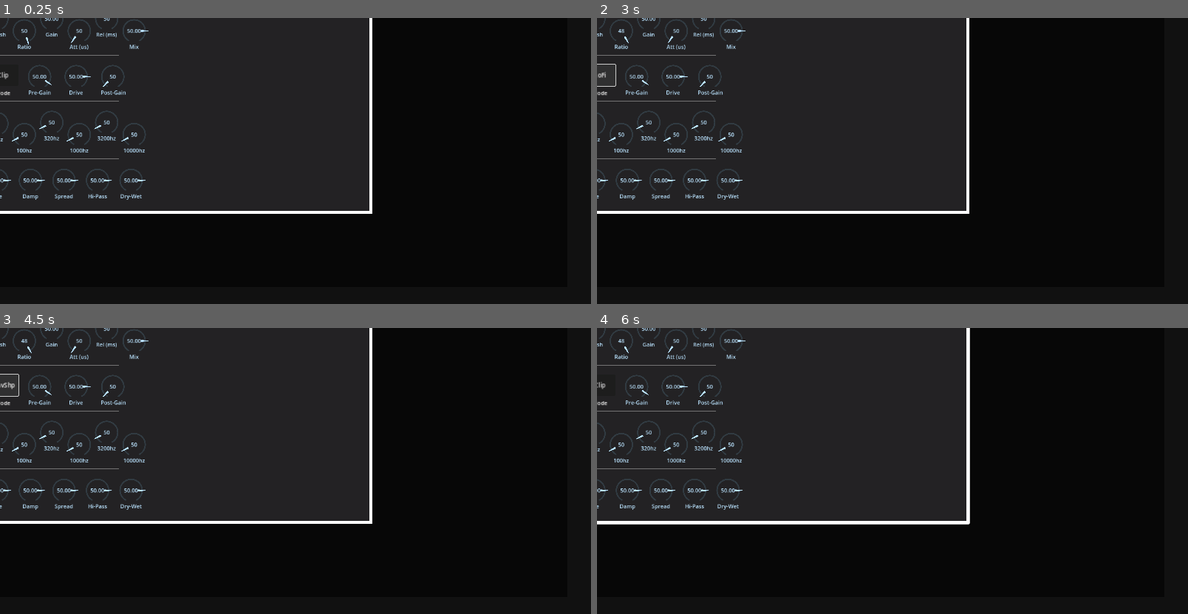
Above: before the commit, frames 1-4 (two rows, left to right).
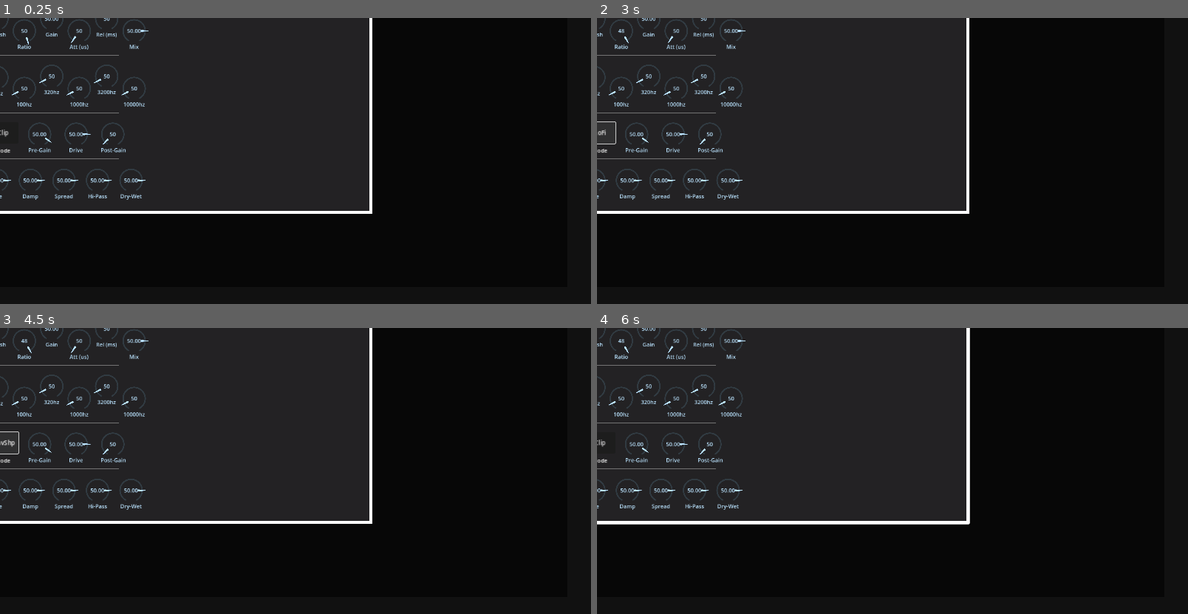
Above: after the commit, the same moments.

Repository: JulienToumieh/bsteppr
Game: Godot game, scene res://scenes/settings_popup.tscn
Two runs of this game, one before a commit and one after it. Both use one fixed random seed, a clock stepped at 60 frames per second and the inputs below. This scene is started directly instead of the project's main scene.
Inputs (mouse positions are in pixels of both pictures, inside the frame that each line leads up to):
- Up to frame 1 (0.25 s): no input
- Up to frame 2 (3 s): click "Clip" at 0.5 s; click (750, 92) at 1.25 s; click (620, 35) at 2.02 s; click "ATan" at 2.75 s
- Up to frame 3 (4.5 s): click "LoFi" at 3.5 s; click "OvrDrv" at 4.25 s
- Up to frame 4 (6 s): click "WavShp" at 5 s; click (750, 402) at 5.75 s

The runs differ from the first frame. In frame 1, 1.6% of the frame differs, in the area x 0-25%, y 16-48%; in frame 2, 1.6%; in frame 3, 1.6%; in frame 4, 1.6%.

Commit message:
Changed fx chain order (again)

Diff:
--- a/Globals.gd
+++ b/Globals.gd
@@ -20,12 +20,36 @@
 }
 
 var fx = {
-	"A": [1, "A"],
-	"B": [1, "B"],
-	"C": [1, "C"],
-	"D": [1, "D"],
-	"E": [1, "E"],
-	"F": [1, "F"]
+	"Compressor": {
+		"threshold" = 0,
+		"ratio" = 4,
+		"gain" = 0,
+		"attack_us" = 20,
+		"release_ms" = 250,
+		"mix" = 1
+	},
+	"EQ": {
+		"band1" = 0,
+		"band2" = 0,
+		"band3" = 0,
+		"band4" = 0,
+		"band5" = 0,
+		"band6" = 0
+	},
+	"Distortion": {
+		"mode" = "Clip",
+		"pre_gain" = 0,
+		"drive" = 0,
+		"post_gain" = 0
+	},
+	"Reverb": {
+		"room_size" = 0.8,
+		"damping" = 0.5,
+		"spread" = 1,
+		"wet" = 0.5,
+		"hipass" = 0,
+		"predelay_msec" = 0
+	}
 }
 
 signal update_ui
--- a/default_bus_layout.tres
+++ b/default_bus_layout.tres
@@ -3,11 +3,11 @@
 [sub_resource type="AudioEffectCompressor" id="AudioEffectCompressor_dc378"]
 resource_name = "Compressor"
 
+[sub_resource type="AudioEffectEQ" id="AudioEffectEQ_rw3ii"]
+resource_name = "EQ"
+
 [sub_resource type="AudioEffectDistortion" id="AudioEffectDistortion_yho41"]
 resource_name = "Distortion"
-
-[sub_resource type="AudioEffectEQ" id="AudioEffectEQ_rw3ii"]
-resource_name = "EQ"
 
 [sub_resource type="AudioEffectReverb" id="AudioEffectReverb_6l7pf"]
 resource_name = "Reverb"
@@ -15,9 +15,9 @@
 [resource]
 bus/0/effect/0/effect = SubResource("AudioEffectCompressor_dc378")
 bus/0/effect/0/enabled = false
-bus/0/effect/1/effect = SubResource("AudioEffectDistortion_yho41")
+bus/0/effect/1/effect = SubResource("AudioEffectEQ_rw3ii")
 bus/0/effect/1/enabled = false
-bus/0/effect/2/effect = SubResource("AudioEffectEQ_rw3ii")
+bus/0/effect/2/effect = SubResource("AudioEffectDistortion_yho41")
 bus/0/effect/2/enabled = false
 bus/0/effect/3/effect = SubResource("AudioEffectReverb_6l7pf")
 bus/0/effect/3/enabled = false
--- a/scenes/settings_popup.gd
+++ b/scenes/settings_popup.gd
@@ -3,8 +3,6 @@
 var reverb: AudioEffectReverb
 var compressor: AudioEffectCompressor
 var distortion: AudioEffectDistortion
-var hisf: AudioEffectHighShelfFilter
-var losf: AudioEffectLowShelfFilter
 var eq: AudioEffectEQ
 
 func _ready():
@@ -16,16 +14,16 @@
 	var effect_count = AudioServer.get_bus_effect_count(master_bus_index)
 
 	match fxName:
-		"reverb":
-			for i in range(effect_count):
-				var effect = AudioServer.get_bus_effect(master_bus_index, i)
-				if effect is AudioEffectReverb:
-					AudioServer.remove_bus_effect(master_bus_index, i)
-					break
 		"compressor":
 			for i in range(effect_count):
 				var effect = AudioServer.get_bus_effect(master_bus_index, i)
 				if effect is AudioEffectCompressor:
+					AudioServer.remove_bus_effect(master_bus_index, i)
+					break
+		"eq":
+			for i in range(effect_count):
+				var effect = AudioServer.get_bus_effect(master_bus_index, i)
+				if effect is AudioEffectEQ:
 					AudioServer.remove_bus_effect(master_bus_index, i)
 					break
 		"distortion":
@@ -34,25 +32,15 @@
 				if effect is AudioEffectDistortion:
 					AudioServer.remove_bus_effect(master_bus_index, i)
 					break
-		"eq":
+		"reverb":
 			for i in range(effect_count):
 				var effect = AudioServer.get_bus_effect(master_bus_index, i)
-				if effect is AudioEffectEQ:
+				if effect is AudioEffectReverb:
 					AudioServer.remove_bus_effect(master_bus_index, i)
 					break
 
 func addFX(fxName):
 	match fxName:
-		"reverb":
-			reverb = AudioEffectReverb.new()
-			reverb.room_size = 0.5
-			reverb.damping = 0.5
-			reverb.wet = 0.5
-			reverb.hipass = 0
-			reverb.predelay_msec = 0
-			reverb.dry = 1 - reverb.wet
-
-			AudioServer.add_bus_effect(AudioServer.get_bus_index("Master"), reverb)
 		"compressor":
 			compressor = AudioEffectCompressor.new()
 			compressor.threshold = 0.5
@@ -63,15 +51,6 @@
 			compressor.mix = 1
 
 			AudioServer.add_bus_effect(AudioServer.get_bus_index("Master"), compressor)
-		"distortion":
-			distortion = AudioEffectDistortion.new()
-
-			distortion.mode = AudioEffectDistortion.MODE_CLIP
-			distortion.pre_gain = 0.5
-			distortion.drive = 0.5
-			distortion.post_gain = 0
-
-			AudioServer.add_bus_effect(AudioServer.get_bus_index("Master"), distortion)
 		"eq":
 			eq = AudioEffectEQ.new()
 
@@ -83,6 +62,26 @@
 			eq.set_band_gain_db(5, 0)
 
 			AudioServer.add_bus_effect(AudioServer.get_bus_index("Master"), eq)
+		"distortion":
+			distortion = AudioEffectDistortion.new()
+
+			distortion.mode = AudioEffectDistortion.MODE_CLIP
+			distortion.pre_gain = 0.5
+			distortion.drive = 0.5
+			distortion.post_gain = 0
+
+			AudioServer.add_bus_effect(AudioServer.get_bus_index("Master"), distortion)
+		"reverb":
+			reverb = AudioEffectReverb.new()
+			reverb.room_size = 0.5
+			reverb.damping = 0.5
+			reverb.wet = 0.5
+			reverb.hipass = 0
+			reverb.spread = 1
+			reverb.predelay_msec = 0
+			reverb.dry = 1 - reverb.wet
+
+			AudioServer.add_bus_effect(AudioServer.get_bus_index("Master"), reverb)
 
 
 func _on_close_popup_pressed():
--- a/scenes/settings_popup.tscn
+++ b/scenes/settings_popup.tscn
@@ -87,7 +87,6 @@
 
 [node name="Mix" parent="Compressor" instance=ExtResource("3_go0pl")]
 position = Vector2(-40, -200)
-minVal = 0
 maxVal = 1
 
 [node name="1Px4" type="Sprite2D" parent="."]
@@ -97,7 +96,7 @@
 texture = ExtResource("1_qnq13")
 
 [node name="Distortion" type="Node2D" parent="."]
-position = Vector2(-8, 177)
+position = Vector2(-8, 328)
 
 [node name="Button" type="Button" parent="Distortion"]
 offset_left = -536.0
@@ -114,9 +113,7 @@
 
 [node name="Drive" parent="Distortion" instance=ExtResource("3_go0pl")]
 position = Vector2(-192, -216)
-minVal = 0
-maxVal = 1
-pos = 0
+maxVal = 1
 
 [node name="Post-Gain" parent="Distortion" instance=ExtResource("3_go0pl")]
 position = Vector2(-96, -216)
@@ -143,12 +140,12 @@
 
 [node name="1Px5" type="Sprite2D" parent="."]
 modulate = Color(0.45679, 0.45679, 0.45679, 1)
-position = Vector2(-288, 25)
+position = Vector2(-288, 56)
 scale = Vector2(400, 1.99999)
 texture = ExtResource("1_qnq13")
 
 [node name="EQ" type="Node2D" parent="."]
-position = Vector2(-8, 313)
+position = Vector2(-8, 192)
 
 [node name="Button" type="Button" parent="EQ"]
 offset_left = -536.0
@@ -207,27 +204,22 @@
 
 [node name="Size" parent="Reverb" instance=ExtResource("3_go0pl")]
 position = Vector2(-400, -232)
-minVal = 0
 maxVal = 1
 
 [node name="Damp" parent="Reverb" instance=ExtResource("3_go0pl")]
 position = Vector2(-312, -232)
-minVal = 0
 maxVal = 1
 
 [node name="Spread" parent="Reverb" instance=ExtResource("3_go0pl")]
 position = Vector2(-224, -232)
-minVal = 0
 maxVal = 1
 
 [node name="Hi-Pass" parent="Reverb" instance=ExtResource("3_go0pl")]
 position = Vector2(-136, -232)
-minVal = 0
 maxVal = 1
 
 [node name="Dry-Wet" parent="Reverb" instance=ExtResource("3_go0pl")]
 position = Vector2(-48, -232)
-minVal = 0
 maxVal = 1
 
 [connection signal="pressed" from="ClosePopup" to="." method="_on_close_popup_pressed"]
